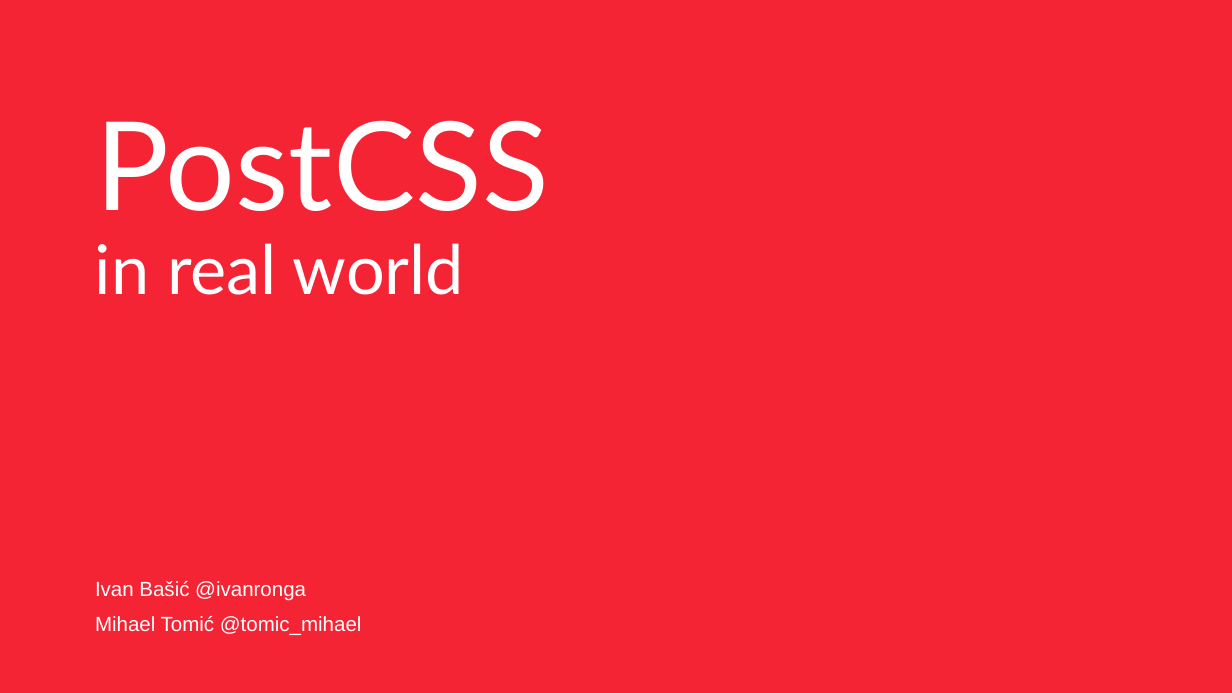
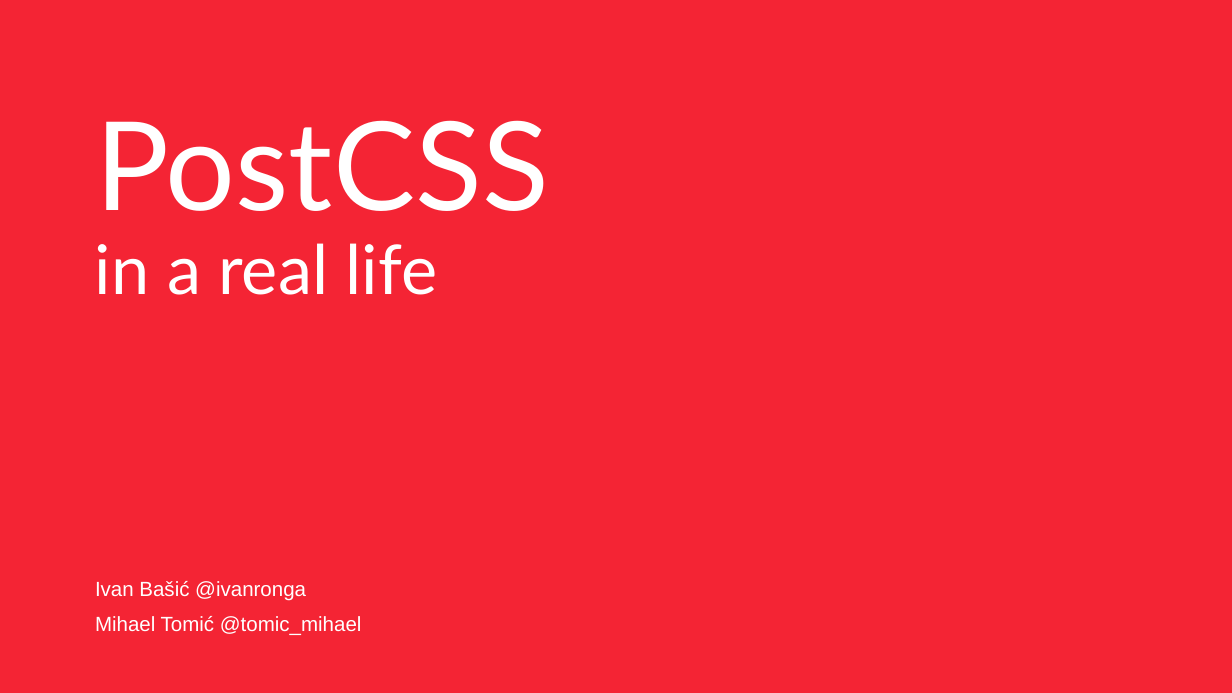
Before and after one commit to mihaeltomic/postcss-presentation, a slide deck: slide 1 of PostCSS.pptx. Drawn at 1232x693 pixels with LibreOffice and Linux fonts; fonts in the diff are those of the drawing; background and template pictures are left out. Boxes give left, top, right and bottom in pixels: in the first picture for what was removed or moved away, otherwise in the second. Text is boxed around its words. In the diff, an @@ line names an element or a change of style, - is before the commit and + after.

```diff
--- a/PostCSS.pptx
+++ b/PostCSS.pptx
@@ text at box(95, 243, 438, 295): text changed @@
-in real world
+in a real life
```
Also in this commit, not shown: 1 other slide changed, 2 slides added, 1 slide removed.
